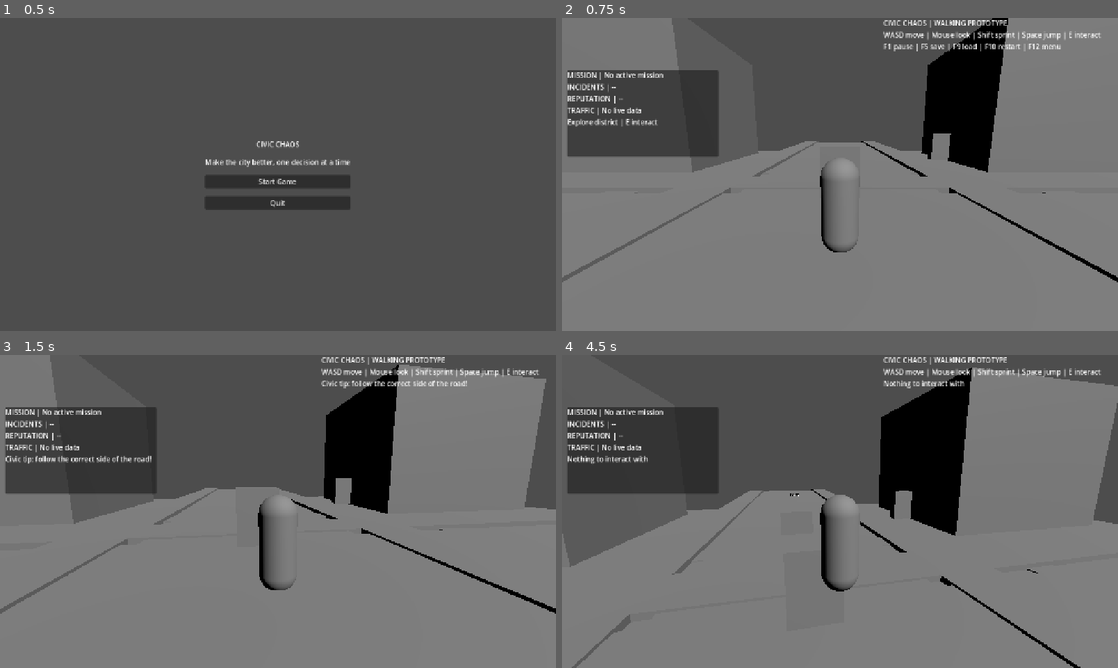
Above: before the commit, frames 1-4 (two rows, left to right).
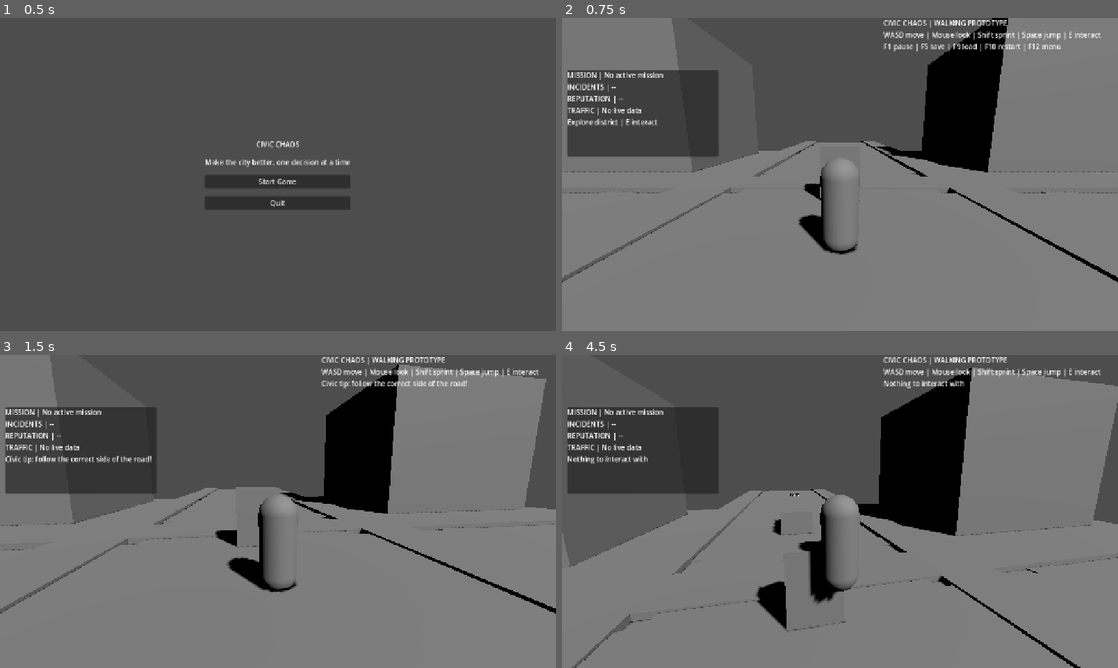
Above: after the commit, the same moments.

Repository: gauravprajapat-23/civic-chaos
Game: Godot game, scene res://scenes/core/menu.tscn
Two runs of this game, one before a commit and one after it. Both use one fixed random seed, a clock stepped at 60 frames per second and the inputs below.
Inputs (mouse positions are in pixels of both pictures, inside the frame that each line leads up to):
- Up to frame 1 (0.5 s): no input
- Up to frame 2 (0.75 s): click "Start Game" at 0.5 s
- Up to frame 3 (1.5 s): tap Enter at 1.25 s; move the mouse to (305, 511) at 1.27 s; hold W (move_forward) from 1.28 s (still down); hold E (interact) from 1.28 s (still down)
- Up to frame 4 (4.5 s): keep holding W (move_forward); tap Space (jump) at 1.52, 2.27, 3.77 s; move the mouse to (812, 511) at 2.02 s; release E (interact) at 2.03 s; tap Shift (sprint) at 2.1, 3.6 s; move the mouse to (851, 505) at 2.77 s; hold E (interact) 2.78-3.53 s; move the mouse to (834, 517) at 3.52 s; move the mouse to (878, 514) at 4.27 s; hold E (interact) from 4.28 s (still down)

Frame 1 is identical in both runs. In frame 2, 1.1% of the frame differs, in the area x 0-100%, y 36-85%; in frame 3, 1.2%; in frame 4, 2.0%, in the area x 0-100%, y 43-99%.
Error before the commit: Parse Error: Cannot infer the type of "location" variable because the value doesn't have a set type. (res://scripts/ui/touch_controls.gd:45)

Commit message:
fix(godot): repair parser and scene regression failures

Diff:
--- a/scripts/ui/touch_controls.gd
+++ b/scripts/ui/touch_controls.gd
@@ -42,7 +42,7 @@
         inset = Vector2(safe.position) * scale_factor
         usable = Vector2(safe.size) * scale_factor
     for index in range(actions.size()):
-        var location := inset + usable * positions[index] - button_size * 0.5
+        var location: Vector2 = inset + usable * (positions[index] as Vector2) - button_size * 0.5
         location.x = clampf(location.x, 0.0, maxf(0.0, viewport_size.x - button_size.x))
         location.y = clampf(location.y, 0.0, maxf(0.0, viewport_size.y - button_size.y))
         (buttons[actions[index]] as TouchScreenButton).position = location
